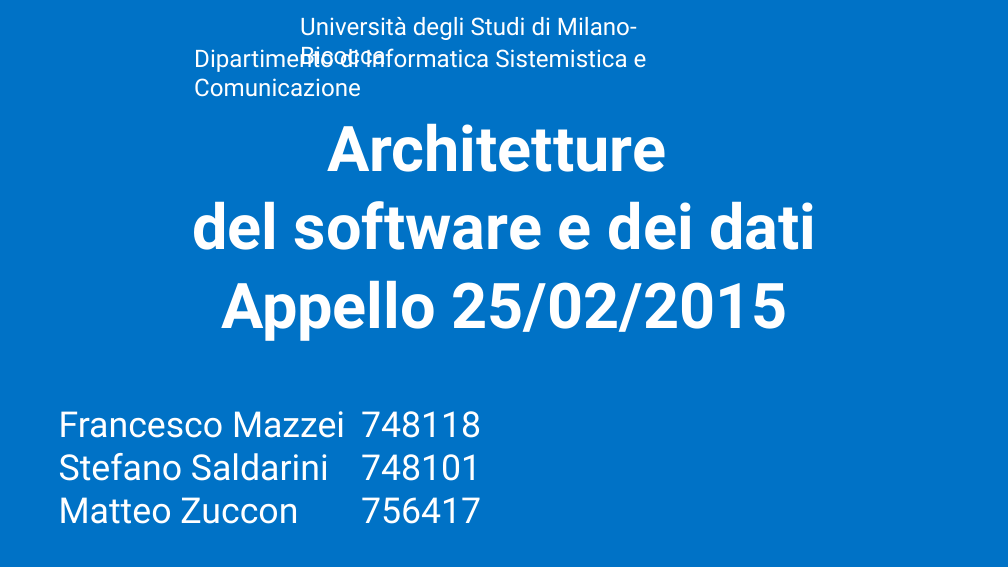
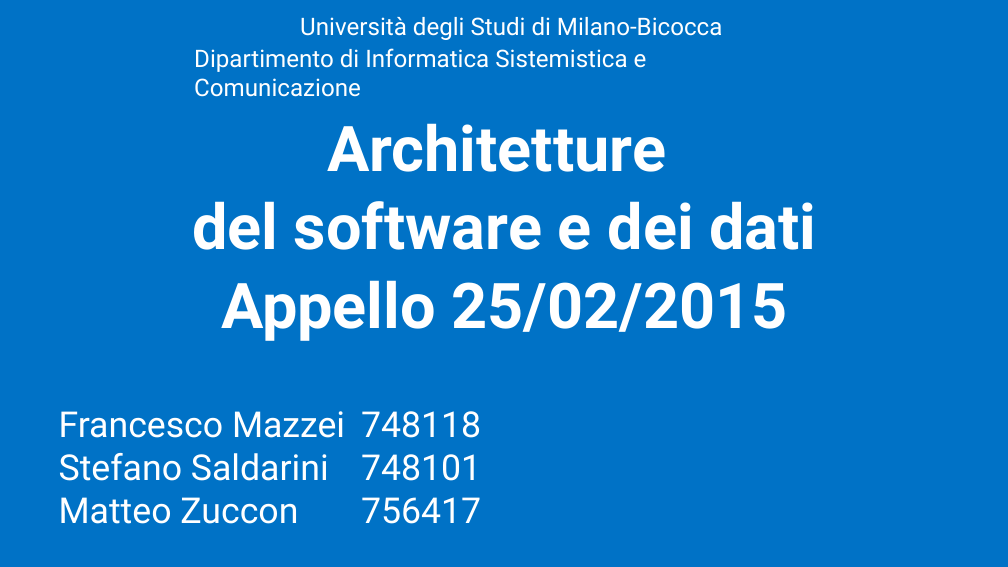
Before and after one commit to mz1991/ProgettoFebbraio2015, a slide deck: slide 1 of Febbraio 2015.pptx. Drawn at 1008x567 pixels with LibreOffice and Linux fonts; fonts in the diff are those of the drawing. Boxes give left, top, right and bottom in pixels: in the first picture for what was removed or moved away, otherwise in the second. Text is boxed around its words. In the diff, an @@ line names an element or a change of style, - is before the commit and + after.

```diff
--- a/Febbraio 2015.pptx
+++ b/Febbraio 2015.pptx
@@ text "Università degli Studi di Milano-Bicocca" rewrapped from box(300, 17, 637, 68) to box(300, 17, 722, 40) @@
```
Also in this commit, not shown: 28 other slides changed, 1 slide added, 1 slide removed, 1 other file.
